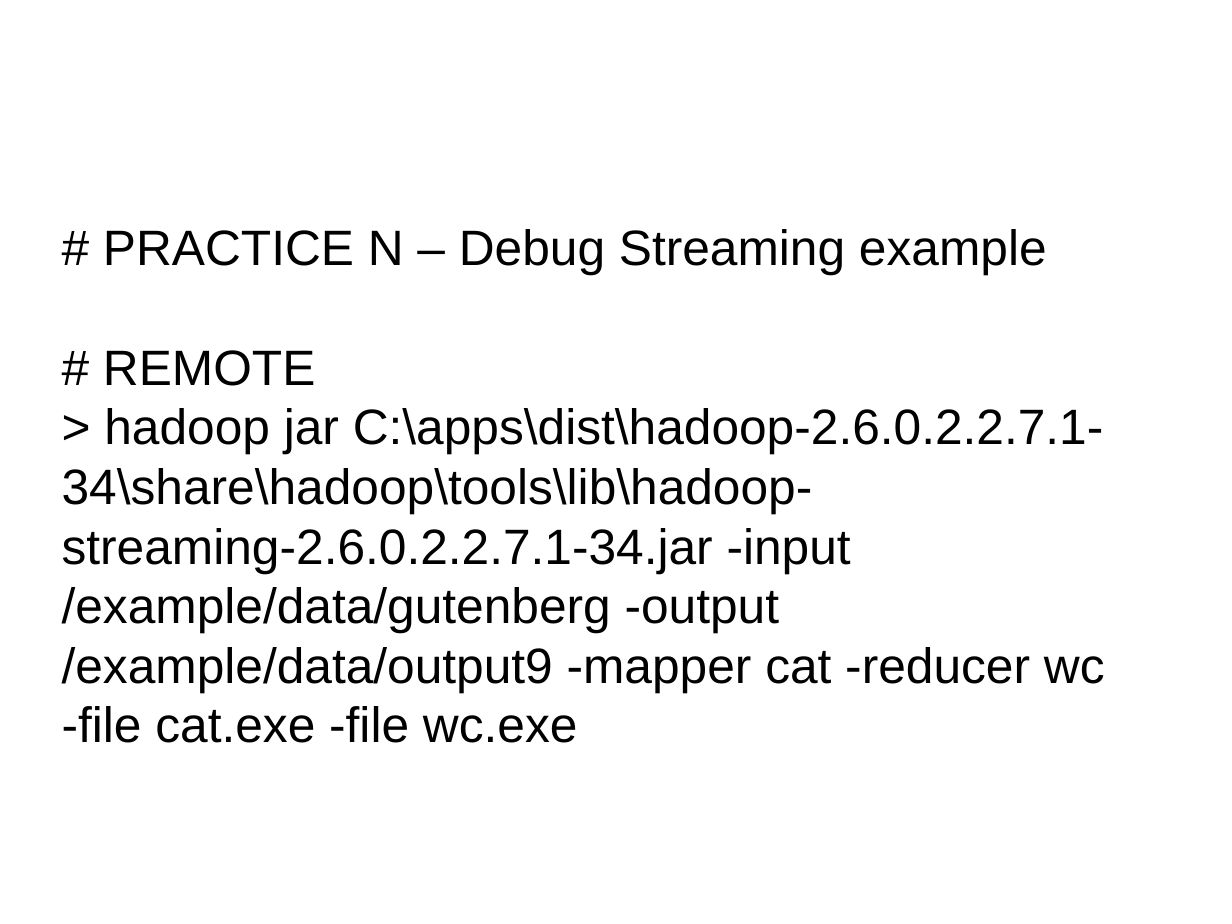
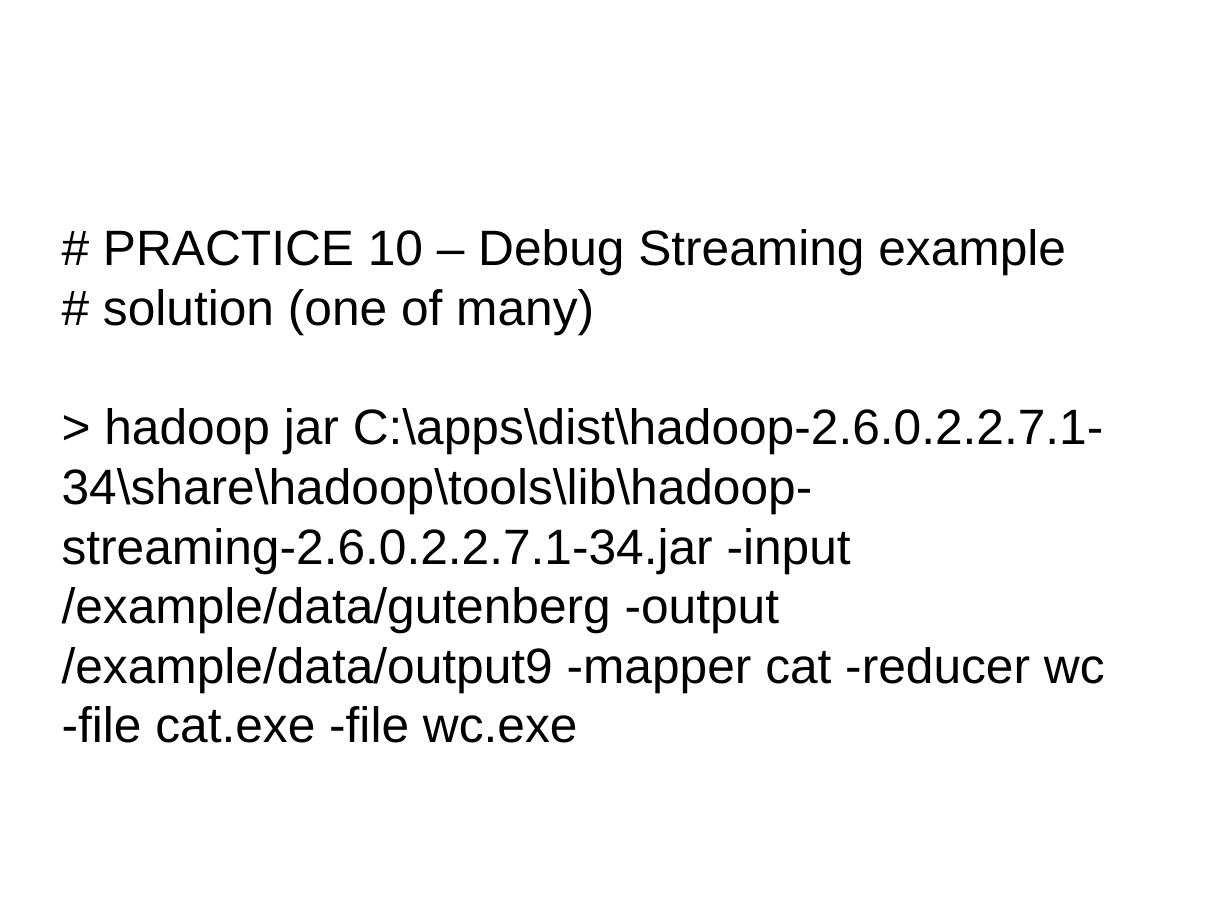
Before and after one commit to dsikar/GMSHadoopWorkshop, a slide deck: slide 14 of slides/06-RunningHadoopOnAzure.odp. Drawn at 1232x924 pixels with LibreOffice and Linux fonts; fonts in the diff are those of the drawing; background and template pictures are left out. Boxes give left, top, right and bottom in pixels: in the first picture for what was removed or moved away, otherwise in the second. Text is boxed around its words. In the diff, an @@ line names an element or a change of style, - is before the commit and + after.

```diff
--- a/slides/06-RunningHadoopOnAzure.odp
+++ b/slides/06-RunningHadoopOnAzure.odp
@@ subtitle at <box>103,229,1066,335</box>: text changed @@
-# PRACTICE N – Debug Streaming example
-# REMOTE
+# PRACTICE 10 – Debug Streaming example
+# solution (one of many)
```
Also in this commit, not shown: 5 other slides changed, 1 slide removed, 6 other files.
